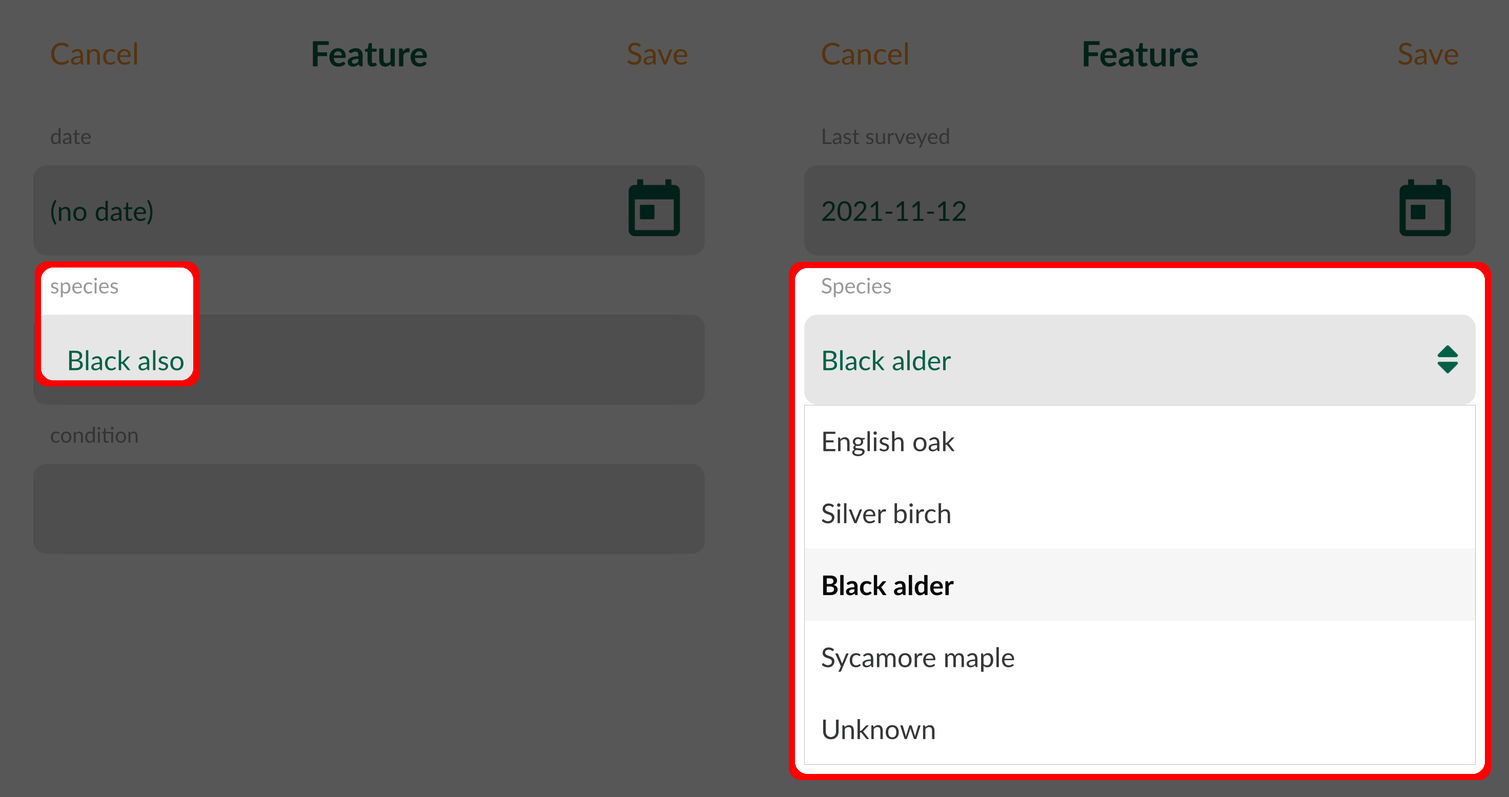
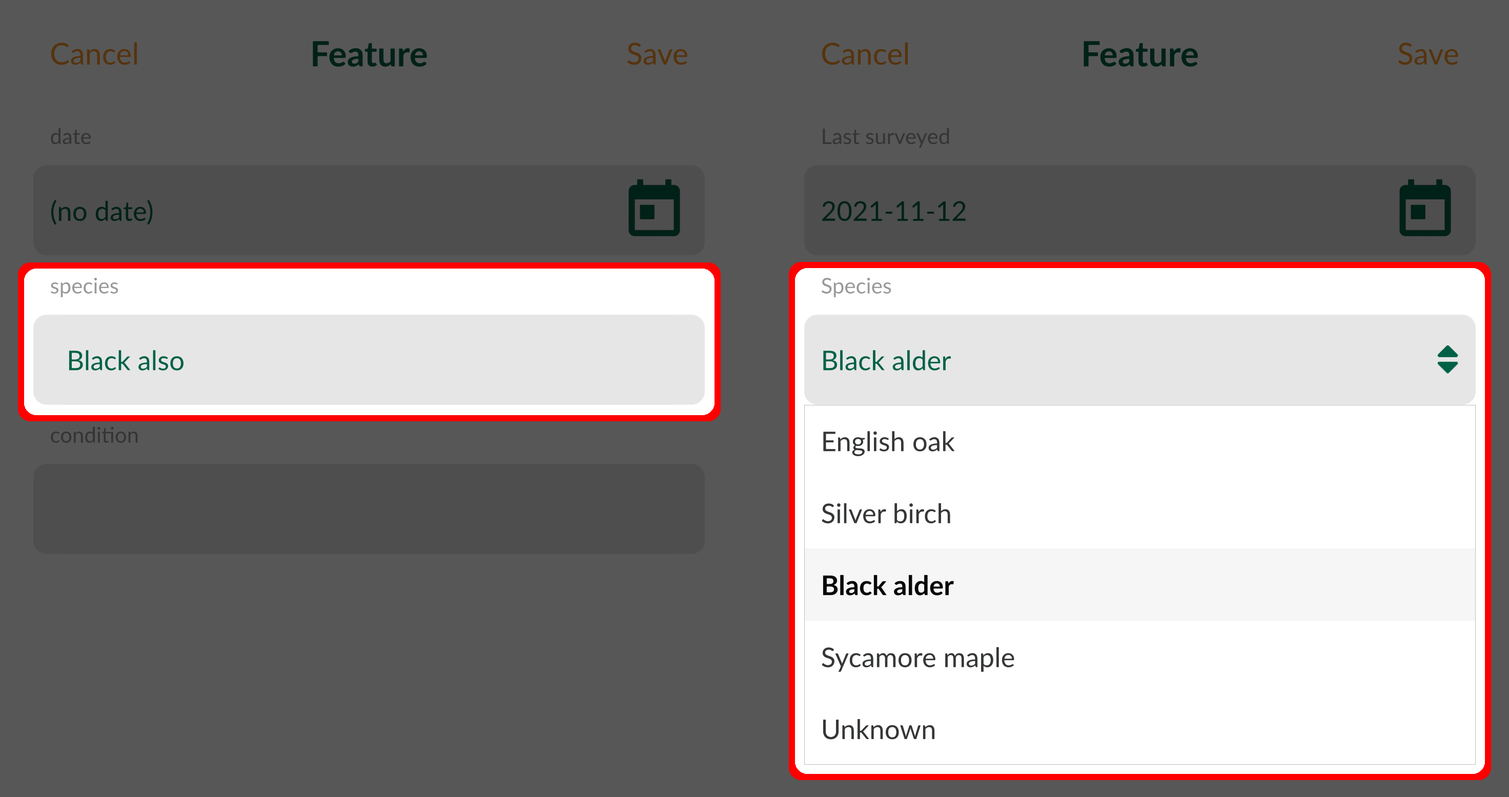
Revision of a layered 1509x797 image; what changed, layer by layer:
painted on "Red" over [17, 261, 721, 422]
painted on "Black" over [21, 264, 718, 419]
